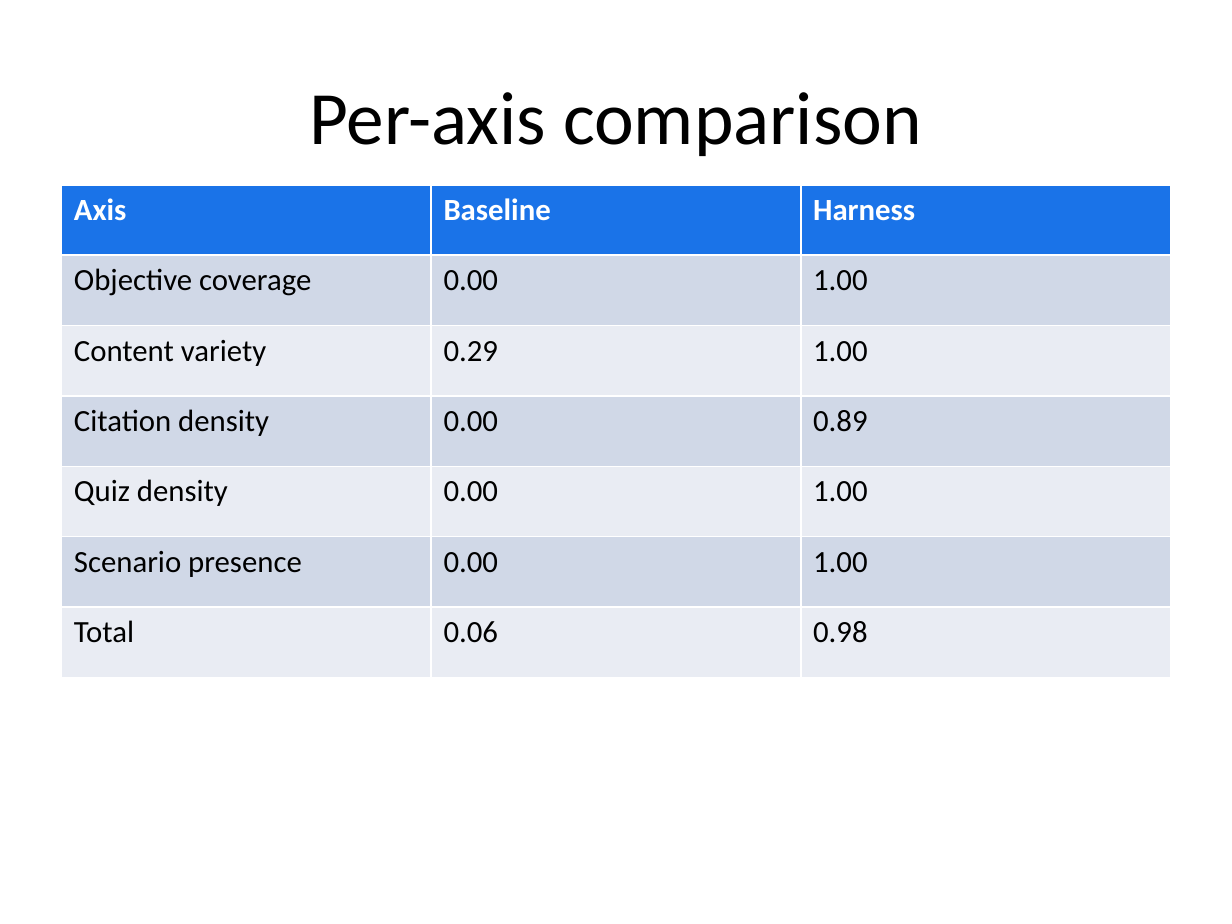
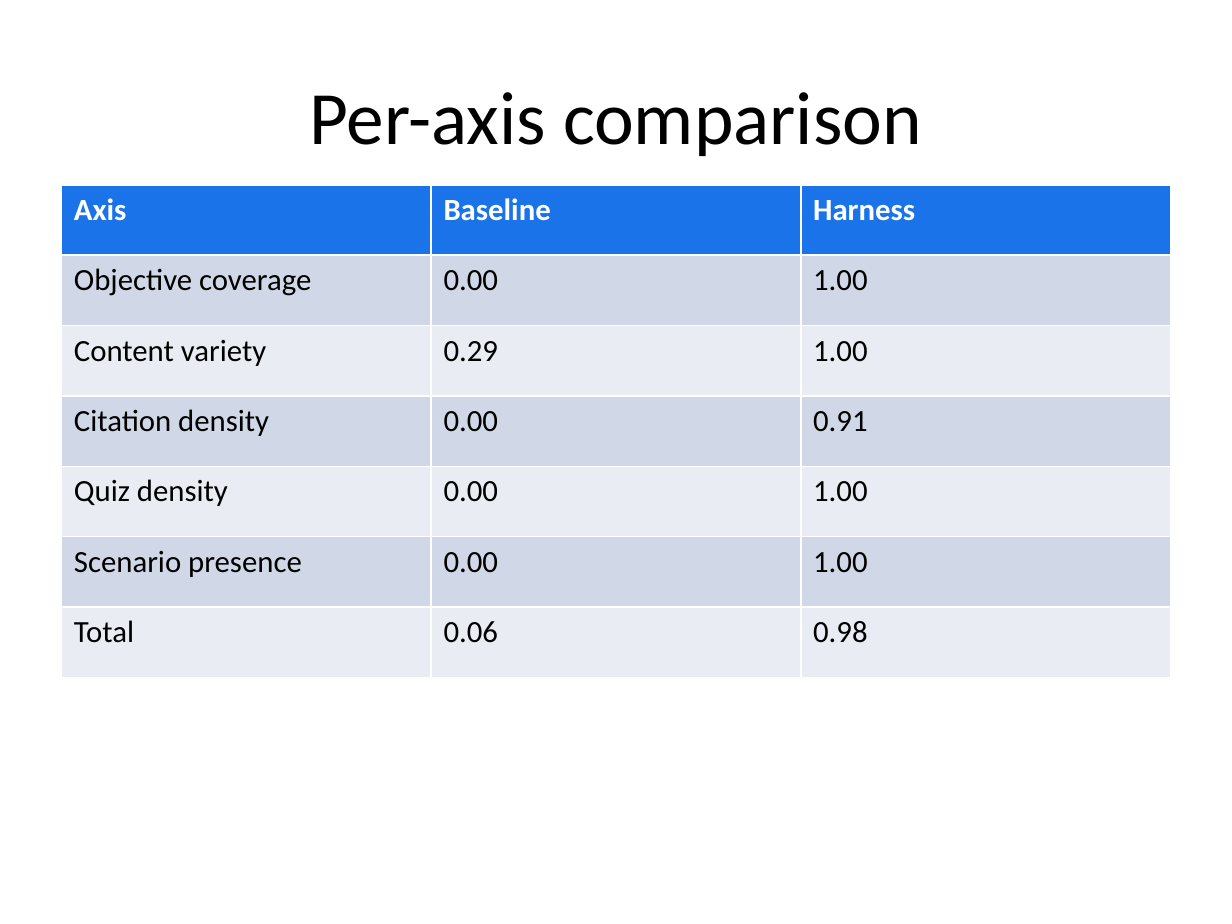
Before and after one commit to baram5g/autoresearch, a slide deck: slide 8 of examples/harness_research_overview.pptx. Drawn at 1232x924 pixels with LibreOffice and Linux fonts; fonts in the diff are those of the drawing. Boxes give left, top, right and bottom in pixels: in the first picture for what was removed or moved away, otherwise in the second. Text is boxed around its words. In the diff, an @@ line names an element or a change of style, - is before the commit and + after.

```diff
--- a/examples/harness_research_overview.pptx
+++ b/examples/harness_research_overview.pptx
@@ table at [62,185,1170,678] @@
-row 4, column 3: 0.89
+row 4, column 3: 0.91
```
Also in this commit, not shown: 19 other files.
